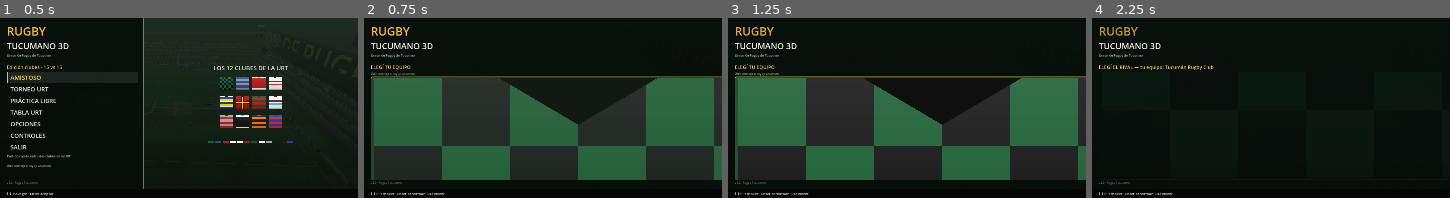
Above: before the commit, frames 1-4 (left to right).
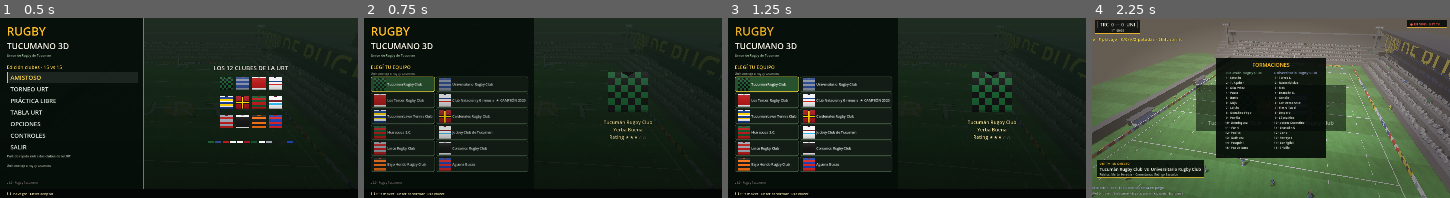
Above: after the commit, the same moments.

Repository: ezealiprandi/rugby-3d
Game: Godot game, scene res://scenes/main.tscn
Two runs of this game, one before a commit and one after it. Both use one fixed random seed, a clock stepped at 60 frames per second and the inputs below.
Inputs (mouse positions are in pixels of both pictures, inside the frame that each line leads up to):
- Up to frame 1 (0.5 s): no input
- Up to frame 2 (0.75 s): click "AMISTOSO" at 0.5 s
- Up to frame 3 (1.25 s): no input
- Up to frame 4 (2.25 s): click (1131, 84) at 1.25 s, where only the run after the commit has a clickable "Tucumán Rugby Club"; click (1210, 84) at 2 s, where only the run after the commit has a clickable "Universitario Rugby Club"

Frame 1 is identical in both runs. In frame 2, 46% of the frame differs, in the area x 1-100%, y 0-90%; in frame 3, 46%; in frame 4, 82%, in the area x 0-100%, y 0-100%.

Commit message:
Fix menú: íconos de camiseta a tamaño nativo 2048
Los Button dibujan el ícono en tamaño real — con las texturas a 2048
ocupaban media pantalla. Agrego jersey_icon() (thumbnail 64px) para
los botones del selector de equipos.

Generated with [Devin](https://devin.ai)

Co-Authored-By: Devin <158243242+devin-ai-integration[bot]@users.noreply.github.com>

Diff:
--- a/scripts/menu.gd
+++ b/scripts/menu.gd
@@ -349,7 +349,7 @@
 		b.add_theme_font_size_override("font_size", 17)
 		b.alignment = HORIZONTAL_ALIGNMENT_LEFT
 		b.focus_mode = Control.FOCUS_ALL
-		b.icon = RugbyTeams.jersey_texture(i)
+		b.icon = RugbyTeams.jersey_icon(i)
 		b.add_theme_stylebox_override("normal",
 			_btn_style(Color(0.08, 0.12, 0.09, 0.9), Color(0.3, 0.4, 0.3)))
 		b.add_theme_stylebox_override("hover",
--- a/scripts/teams.gd
+++ b/scripts/teams.gd
@@ -247,6 +247,18 @@
 	return _hem
 
 
+# miniatura de 64px para íconos de menú (el ícono de Button usa tamaño nativo)
+static func jersey_icon(idx: int, alt := false) -> Texture2D:
+	var key := "icon%d|%d" % [idx, int(alt)]
+	if _tex_cache.has(key):
+		return _tex_cache[key]
+	var big: Image = jersey_texture(idx, alt).get_image()
+	big.resize(64, 64, Image.INTERPOLATE_BILINEAR)
+	var tex := ImageTexture.create_from_image(big)
+	_tex_cache[key] = tex
+	return tex
+
+
 # textura compartida de fibra de tela para el canal "detail" del material
 static var _fabric_tex: Texture2D = null
 static func fabric_texture() -> Texture2D:
